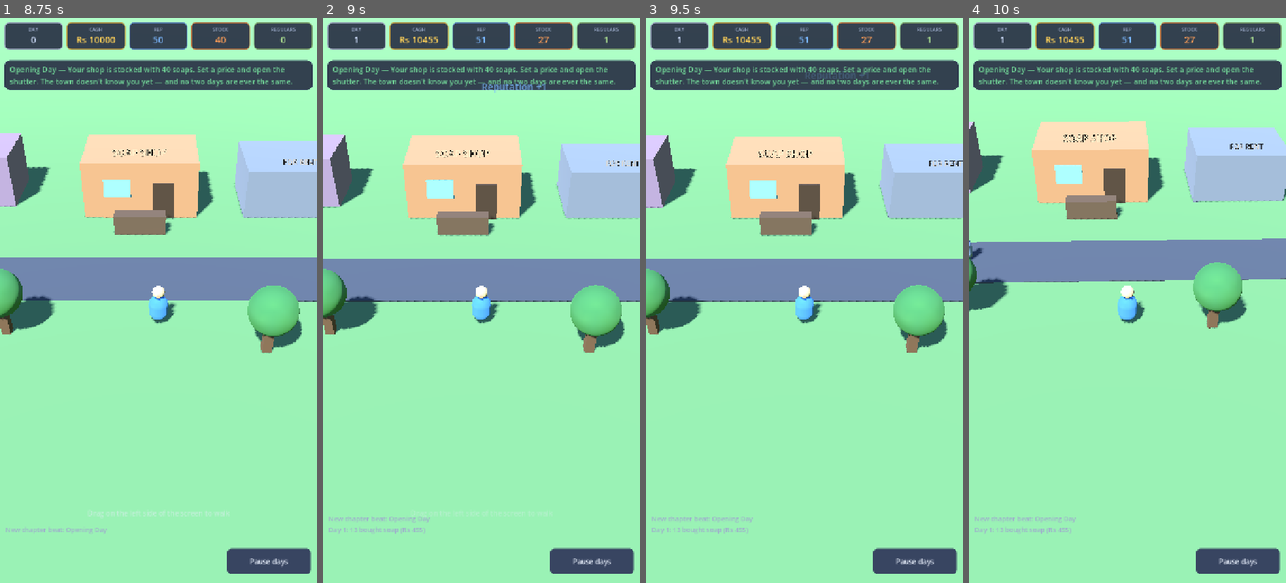
Above: before the commit, frames 1-4 (left to right).
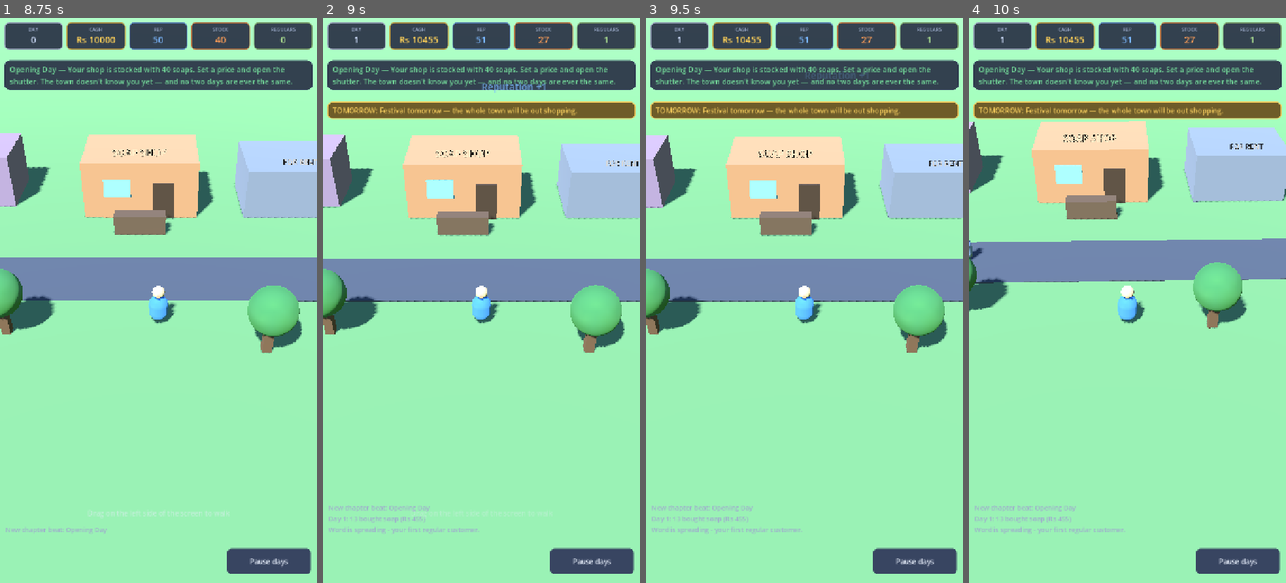
Above: after the commit, the same moments.

Repository: vikashamitian-claude/townbiz
Game: Godot game, scene res://scenes/Town3D.tscn
Two runs of this game, one before a commit and one after it. Both use one fixed random seed, a clock stepped at 60 frames per second and the inputs below.
Inputs (mouse positions are in pixels of both pictures, inside the frame that each line leads up to):
- Up to frame 1 (8.75 s): click "Start days" at 0.5 s; move the mouse to (228, 272) at 1.27 s; click (228, 272) at 1.42 s; click "Pause days" at 2 s; click "Start days" at 2.75 s; drag from (95, 328) to (142, 413) at 3.52 s; move the mouse to (190, 176) at 4.27 s; click (190, 176) at 4.42 s; drag from (142, 413) to (63, 215) at 5.02 s; move the mouse to (253, 385) at 5.77 s; click (253, 385) at 5.92 s; drag from (63, 215) to (110, 159) at 6.52 s; move the mouse to (174, 300) at 7.27 s; click (174, 300) at 7.42 s; drag from (110, 159) to (95, 328) at 8.02 s
- Up to frame 2 (9 s): move the mouse to (551, 272) at 8.77 s; click (551, 272) at 8.92 s
- Up to frame 3 (9.5 s): no input
- Up to frame 4 (10 s): drag from (1064, 328) to (1111, 413) at 9.52 s

Frame 1 is identical in both runs. In frame 2, 3.5% of the frame differs, in the area x 1-99%, y 14-92%; in frame 3, 3.5%; in frame 4, 3.5%.

Commit message:
Add customer-experience variety: new events, recurring customers, felt trends
Vikash asked whether ML could give an automatic customer experience.
Clarified (not literal ML — no practical on-device runtime for mobile Godot,
and the existing noise/archetype system already delivers "feels alive"):
he wants richer, more varied customer behavior. Scoped to three additions,
all within the existing architecture (tunables in SimConfig, mutation only
in Sim.gd, EventEngine supplies data not decisions):

- Two new day events: local_holiday (1-day demand dip) and wedding_season
  (2-day demand boost), reusing the existing one-day/multi-day effect
  mechanisms exactly.
- Recurring customer memory: named credit customers now build a real track
  record (GameState.customer_relationships) that nudges their next
  reliability roll — repeat payers read as more trustworthy, repeat
  defaulters less, persisted across saves. Both UIs' credit modal now
  distinguishes a repeat name from a new one.
- Regulars growth/loss surfaced as diary lines (first regular, +5
  milestones, a drop) in both Game.gd and Town3D.gd, instead of only a
  number on the HUD.

Decision and scope recorded in HUMAN_DECISIONS.md, including what was
explicitly NOT approved (real ML, LLM-generated text, a trained model).

Balance note: two new weighted events shift every event's relative
frequency slightly (including "none") — tests/BalanceSweep.gd's targets
should be reconfirmed once Godot is available to run it.

gdformat --check confirms every file still parses as valid GDScript before
and after these changes. Traced the credit-history change by hand against
tests/TestRunner.gd's _test_credit to confirm no existing assertion breaks.
Godot execution itself remains unavailable in this sandbox.

Diff:
--- a/scripts/Game.gd
+++ b/scripts/Game.gd
@@ -37,6 +37,7 @@
 var stock_ordered: int = 0
 var price_changes: int = 0
 var ravi_hire_day: int = -1
+var regulars_prev: int = 0
 var reflection_nodes: Array[Node] = []
 var submit_button: Button
 var q1_edit: LineEdit
@@ -414,6 +415,7 @@
 	total_revenue += r.revenue
 
 	_diary_day(r)
+	_note_regulars_trend(int(r.regulars))
 
 	if drep > 0:
 		_float("Reputation +%d" % drep, REP_COL, rep_value.global_position + Vector2(0, 30))
@@ -609,6 +611,7 @@
 	total_revenue = 0.0
 	stock_ordered = 0
 	price_changes = 0
+	regulars_prev = 0
 	ravi_hire_day = -1
 	decision_queue.clear()
 	decision_active = false
@@ -665,8 +668,12 @@
 	match String(current_decision.kind):
 		"credit":
 			decision_title.text = "Credit request"
-			decision_body.text = "%s wants %d units of soap on credit, repaying in %d days." % [
-				String(data.name), int(data.qty), int(data.repay_in_days)]
+			if bool(data.get("is_repeat", false)):
+				decision_body.text = "%s is back, wanting %d units of soap on credit, repaying in %d days." % [
+					String(data.name), int(data.qty), int(data.repay_in_days)]
+			else:
+				decision_body.text = "A new face, %s, wants %d units of soap on credit, repaying in %d days." % [
+					String(data.name), int(data.qty), int(data.repay_in_days)]
 			decision_yes.text = "Grant credit"
 			decision_no.text = "Refuse"
 		"bulk":
@@ -823,6 +830,19 @@
 		_diary("   %d people left without buying - the wait was too long." % r.lost)
 	if r.inventory <= SimConfig.LOW_STOCK:
 		_diary("   Stock is running low. Better order more soon.")
+
+
+## Surface the existing regulars feedback loop as a felt pattern, not just a
+## number ticking on the HUD — first regular, every +5 milestone, or a drop.
+func _note_regulars_trend(new_count: int) -> void:
+	if new_count > regulars_prev:
+		if regulars_prev == 0 and new_count > 0:
+			_diary("   Word is spreading - your first regular customer.")
+		elif new_count / 5 > regulars_prev / 5:
+			_diary("   Word is spreading - %d regulars now count on your shop." % new_count)
+	elif new_count < regulars_prev:
+		_diary("   A regular gave up waiting today - that trust doesn't come back easily.")
+	regulars_prev = new_count
 
 
 func _diary(line: String) -> void:
--- a/scripts/events/EventEngine.gd
+++ b/scripts/events/EventEngine.gd
@@ -55,6 +55,13 @@
 			var margin: float = GameState.rng.randf_range(SimConfig.BULK_MARGIN_MIN, SimConfig.BULK_MARGIN_MAX)
 			return { "id": id, "qty": qty, "margin": margin, "duration": 0,
 				"telegraph": "A lodge manager asked about buying soap in bulk. He'll come tomorrow." }
+		"local_holiday":
+			return { "id": id, "demand_mult": SimConfig.HOLIDAY_DEMAND_MULT, "duration": 1,
+				"telegraph": "Tomorrow's a local holiday — most shutters will stay half-down." }
+		"wedding_season":
+			return { "id": id, "demand_mult": SimConfig.WEDDING_DEMAND_MULT,
+				"duration": SimConfig.WEDDING_DURATION_DAYS,
+				"telegraph": "Wedding season is starting — everyone's stocking up on soap." }
 		_:
 			return {}
 
@@ -73,9 +80,9 @@
 	event_applied.emit(event)
 	var one_day_mult: float = 1.0
 	match String(event.get("id", "")):
-		"festival_rush", "heavy_rain":
+		"festival_rush", "heavy_rain", "local_holiday":
 			one_day_mult = float(event.get("demand_mult", 1.0))
-		"supplier_hike", "supplier_deal", "competitor_discount":
+		"supplier_hike", "supplier_deal", "competitor_discount", "wedding_season":
 			# Refresh rather than stack: re-rolling the same effect while a prior
 			# instance is still active should reset its duration/magnitude, not
 			# add a second copy on top (which would double the cost_delta/demand_mult).
@@ -136,11 +143,22 @@
 	if GameState.rng.randf() >= SimConfig.CREDIT_REQUEST_CHANCE:
 		return
 	var names: Array = SimConfig.CREDIT_NAMES
+	var picked_name: String = String(names[GameState.rng.randi_range(0, names.size() - 1)])
+	var reliability: float = GameState.rng.randf_range(
+		SimConfig.CREDIT_RELIABILITY_MIN, SimConfig.CREDIT_RELIABILITY_MAX)
+	# Repeat customers nudge toward their own track record — trust (or wariness)
+	# builds from real history with THIS person, not a fresh coin-flip every time.
+	var history: Dictionary = GameState.customer_relationships.get(picked_name, {})
+	reliability += float(history.get("paid", 0)) * SimConfig.CREDIT_HISTORY_PAID_BONUS
+	reliability -= float(history.get("defaulted", 0)) * SimConfig.CREDIT_HISTORY_DEFAULT_PENALTY
+	reliability = clampf(reliability,
+		SimConfig.CREDIT_RELIABILITY_HARD_MIN, SimConfig.CREDIT_RELIABILITY_HARD_MAX)
 	var request: Dictionary = {
-		"name": names[GameState.rng.randi_range(0, names.size() - 1)],
+		"name": picked_name,
 		"qty": GameState.rng.randi_range(SimConfig.CREDIT_QTY_MIN, SimConfig.CREDIT_QTY_MAX),
 		"repay_in_days": GameState.rng.randi_range(SimConfig.CREDIT_DUE_MIN_DAYS, SimConfig.CREDIT_DUE_MAX_DAYS),
-		"reliability": GameState.rng.randf_range(SimConfig.CREDIT_RELIABILITY_MIN, SimConfig.CREDIT_RELIABILITY_MAX),
+		"reliability": reliability,
+		"is_repeat": not history.is_empty(),
 	}
 	GameState.pending_credit_request = request
 	credit_requested.emit(request)
--- a/scripts/sim/GameState.gd
+++ b/scripts/sim/GameState.gd
@@ -27,6 +27,7 @@
 var bulk_commitments: Array = [] # [{qty, unit_price, days_left}]
 var pending_credit_request: Dictionary = {}  # awaiting player choice ({} = none)
 var pending_bulk_offer: Dictionary = {}      # awaiting player choice ({} = none)
+var customer_relationships: Dictionary = {}  # name -> {paid: int, defaulted: int, refused: int}
 
 # Lender
 var lender_debt: float           # 0 = no debt; repay due at next month-end
@@ -62,6 +63,7 @@
 	bulk_commitments = []
 	pending_credit_request = {}
 	pending_bulk_offer = {}
+	customer_relationships = {}
 	lender_debt = 0.0
 	lender_offer_pending = false
 
@@ -71,6 +73,16 @@
 	if not traits.has(dimension):
 		traits[dimension] = {}
 	traits[dimension][value] = int(traits[dimension].get(value, 0)) + 1
+
+
+## Record a named customer's credit outcome ("paid"/"defaulted"/"refused"). Pure
+## bookkeeping — EventEngine.gd reads this back to nudge that customer's next
+## reliability roll; the nudge math itself lives there, not here.
+func record_customer_outcome(customer_name: String, outcome: String) -> void:
+	if not customer_relationships.has(customer_name):
+		customer_relationships[customer_name] = {"paid": 0, "defaulted": 0, "refused": 0}
+	var rec: Dictionary = customer_relationships[customer_name]
+	rec[outcome] = int(rec.get(outcome, 0)) + 1
 
 
 ## Full serializable snapshot (used by SaveManager).
@@ -89,6 +101,7 @@
 		"credit_ledger": credit_ledger, "bulk_commitments": bulk_commitments,
 		"pending_credit_request": pending_credit_request,
 		"pending_bulk_offer": pending_bulk_offer,
+		"customer_relationships": customer_relationships,
 		"lender_debt": lender_debt, "lender_offer_pending": lender_offer_pending,
 	}
 
@@ -116,5 +129,6 @@
 	bulk_commitments = d.get("bulk_commitments", [])
 	pending_credit_request = d.get("pending_credit_request", {})
 	pending_bulk_offer = d.get("pending_bulk_offer", {})
+	customer_relationships = d.get("customer_relationships", {})
 	lender_debt = float(d.get("lender_debt", 0.0))
 	lender_offer_pending = bool(d.get("lender_offer_pending", false))
--- a/scripts/sim/Sim.gd
+++ b/scripts/sim/Sim.gd
@@ -118,6 +118,7 @@
 func refuse_credit() -> bool:
 	if GameState.pending_credit_request.is_empty():
 		return false
+	GameState.record_customer_outcome(String(GameState.pending_credit_request.name), "refused")
 	GameState.pending_credit_request = {}
 	_apply_reputation_change(-SimConfig.CREDIT_REFUSE_REP_HIT, true)  # word gets around
 	GameState.add_trait("people", "cautious")
@@ -328,8 +329,10 @@
 			GameState.cash += float(entry.amount)
 			_apply_reputation_change(SimConfig.CREDIT_PAID_REP_GAIN, true)
 			GameState.regular_count = mini(GameState.regular_count + 1, SimConfig.REGULAR_CAP)
+			GameState.record_customer_outcome(String(entry.name), "paid")
 			paid += 1
 		else:
 			GameState.cash += float(entry.amount) * SimConfig.CREDIT_DEFAULT_PAY_FRACTION
+			GameState.record_customer_outcome(String(entry.name), "defaulted")
 			defaulted += 1
 	return { "paid": paid, "defaulted": defaulted }
--- a/scripts/sim/SimConfig.gd
+++ b/scripts/sim/SimConfig.gd
@@ -100,6 +100,8 @@
 	"supplier_deal": 6,
 	"competitor_discount": 8,
 	"bulk_order_offer": 8,
+	"local_holiday": 6,
+	"wedding_season": 6,
 }
 
 # --- Event effect parameters ---
@@ -111,3 +113,15 @@
 const DEAL_DURATION_DAYS: int = 3
 const COMPETITOR_DEMAND_MULT: float = 0.75
 const COMPETITOR_DURATION_DAYS: int = 3
+const HOLIDAY_DEMAND_MULT: float = 0.65      # one-day: shutters half-closed, fewer people out
+const WEDDING_DEMAND_MULT: float = 1.35      # multi-day: wedding season, everyone buying soap
+const WEDDING_DURATION_DAYS: int = 2
+
+# --- Customer memory: repeat credit customers nudge toward their own history ---
+const CREDIT_HISTORY_PAID_BONUS: float = 0.05      # per past on-time repayment
+const CREDIT_HISTORY_DEFAULT_PENALTY: float = 0.12 # per past default
+# Wider than CREDIT_RELIABILITY_MIN/MAX on purpose: those bound the fresh roll,
+# these bound the roll AFTER a repeat customer's history nudges it — a serial
+# defaulter must be able to actually read as untrustworthy, not snap back.
+const CREDIT_RELIABILITY_HARD_MIN: float = 0.05
+const CREDIT_RELIABILITY_HARD_MAX: float = 0.99
--- a/scripts/world3d/Town3D.gd
+++ b/scripts/world3d/Town3D.gd
@@ -50,6 +50,7 @@
 var stock_ordered: int = 0
 var ravi_hire_day: int = -1
 var price_changes: int = 0
+var regulars_prev: int = 0
 var submit_button: Button
 var q1_edit: LineEdit
 var q2_edit: LineEdit
@@ -575,6 +576,7 @@
 
 	_log("Day %d: %d bought soap (Rs %d)%s" % [r.day, r.served, int(r.revenue),
 		(", %d walked away" % r.lost) if int(r.lost) > 0 else ""])
+	_note_regulars_trend(int(r.regulars))
 
 	var drep: int = int(round(GameState.reputation - rep_before))
 	if drep != 0:
@@ -778,8 +780,12 @@
 	match String(current_decision.kind):
 		"credit":
 			decision_title.text = "Credit request"
-			decision_body.text = "%s wants %d units of soap on credit, repaying in %d days." % [
-				String(data.name), int(data.qty), int(data.repay_in_days)]
+			if bool(data.get("is_repeat", false)):
+				decision_body.text = "%s is back, wanting %d units of soap on credit, repaying in %d days." % [
+					String(data.name), int(data.qty), int(data.repay_in_days)]
+			else:
+				decision_body.text = "A new face, %s, wants %d units of soap on credit, repaying in %d days." % [
+					String(data.name), int(data.qty), int(data.repay_in_days)]
 			decision_yes.text = "Grant credit"
 			decision_no.text = "Refuse"
 		"bulk":
@@ -990,6 +996,7 @@
 	stock_ordered = 0
 	ravi_hire_day = -1
 	price_changes = 0
+	regulars_prev = 0
 	decision_queue.clear()
 	decision_active = false
 	decision_overlay.visible = false
@@ -1029,6 +1036,19 @@
 	log_label.text = "\n".join(PackedStringArray(log_lines))
 
 
+## Surface the existing regulars feedback loop as a felt pattern, not just a
+## number ticking on the HUD — first regular, every +5 milestone, or a drop.
+func _note_regulars_trend(new_count: int) -> void:
+	if new_count > regulars_prev:
+		if regulars_prev == 0 and new_count > 0:
+			_log("Word is spreading - your first regular customer.")
+		elif new_count / 5 > regulars_prev / 5:
+			_log("Word is spreading - %d regulars now count on your shop." % new_count)
+	elif new_count < regulars_prev:
+		_log("A regular gave up waiting today - that trust doesn't come back easily.")
+	regulars_prev = new_count
+
+
 func _float(text: String, color: Color, pos: Vector2) -> void:
 	var l := Label.new()
 	l.text = text
Not shown, changed: .agent_reports/claude_latest.md
Not shown, changed: HUMAN_DECISIONS.md
Not shown, changed: TASKS.md
